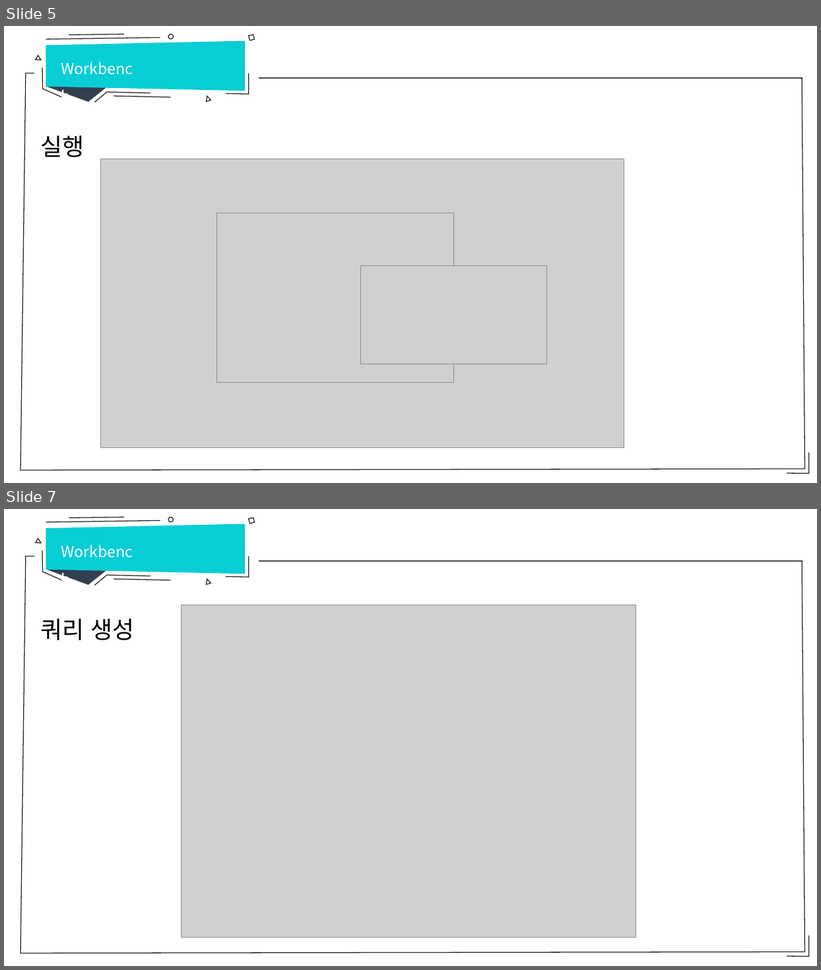
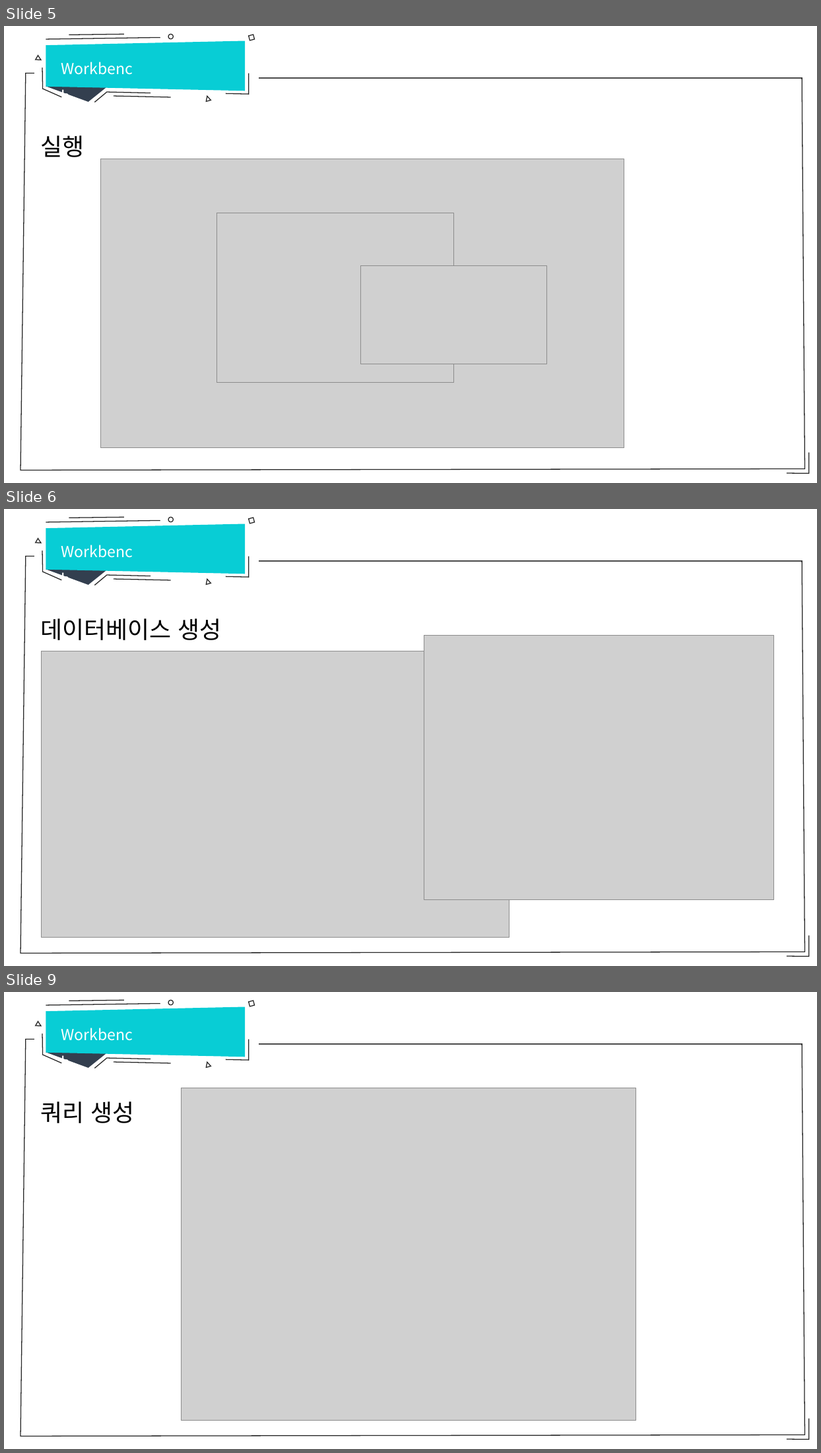
Before and after one commit to hitxid/openDatabase, a slide deck: database/workbench.pptx. Shown one above the other, each under a label of ours: slides 5 and 7 before the commit, slides 5, 6 and 9 after it; the slides between them are not shown. The pictures are 821x970 and 821x1453 pixels, drawn with LibreOffice and Linux fonts; fonts in the diff are those of the drawing; grey boxes stand for pictures. Boxes give left, top, right and bottom in pixels: in the first picture for what was removed or moved away, otherwise in the second. Text is boxed around its words. In the diff, an @@ line names an element or a change of style, - is before the commit and + after.

Commit message:
workbench, 12강 추가

```diff
--- a/database/workbench.pptx
+++ b/database/workbench.pptx
@@ slide 6 added at (4, 509, 817, 966), background #FFFFFF; not listed: 14 template elements that a slide beside it also shows @@
@@ text added at (55, 530, 147, 561), 18 pt, text #FFFFFF @@
+Workbench
@@ text added at (40, 619, 221, 640), 28 pt, text #000000 @@
+데이터베이스 생성
@@ picture added at (424, 636, 774, 900) @@
@@ picture added at (41, 651, 510, 938) @@
@@ what was slide 7 is now slide 9 @@
```
Also in this commit, not shown: 1 slide changed, 1 other slide added, 1 other file.
